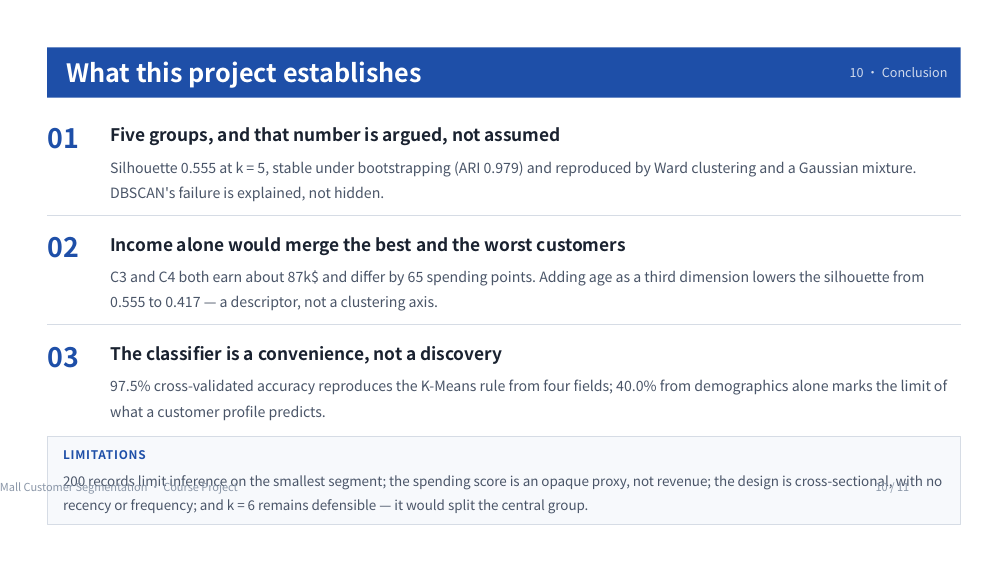
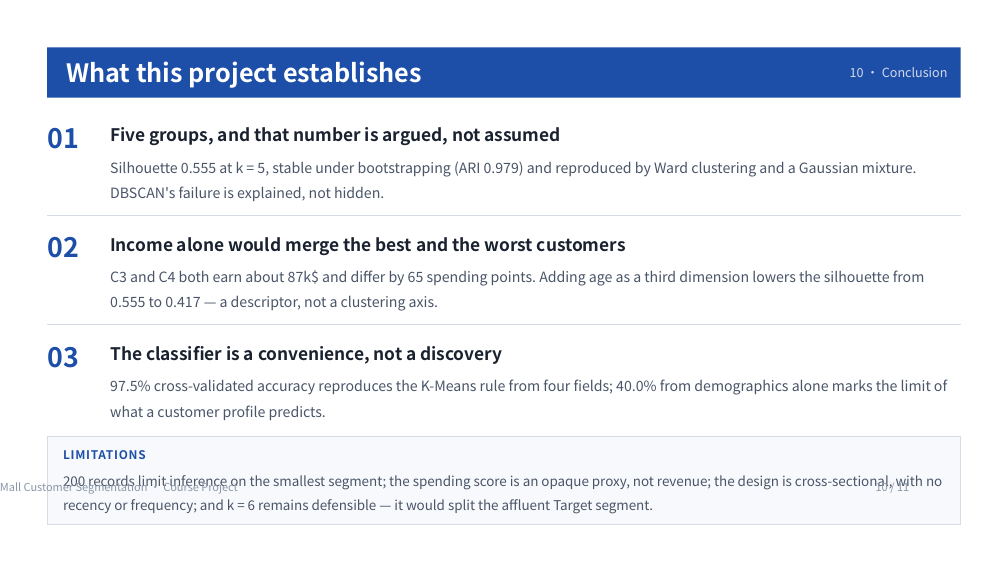
Before and after one commit to kaixinguaika/mall-customer-segmentation, a slide deck: slide 10 of slides/Mall_Customer_Segmentation.pptx. Drawn at 1008x567 pixels with LibreOffice and Linux fonts; fonts in the diff are those of the drawing. Boxes give left, top, right and bottom in pixels: in the first picture for what was removed or moved away, otherwise in the second. Text is boxed around its words. In the diff, an @@ line names an element or a change of style, - is before the commit and + after.

Commit message:
Correct factual claims found in content audit
- CH does not agree with k=5 (peaks at k=9); report it as secondary in report/PPT/README
- PCA figure caption: 77.6% variance, not 69%
- k=6 splits the Target segment, not the Standard group
- SVM errors all fall into C2 Standard; none in Target
- DBSCAN explanation based on measured cluster densities
- Python 3.14 and 50 k-search restarts
- remove dead debug line; soften cover date

```diff
--- a/slides/Mall_Customer_Segmentation.pptx
+++ b/slides/Mall_Customer_Segmentation.pptx
@@ text at [63, 475, 924, 513]: text changed @@
-200 records limit inference on the smallest segment; the spending score is an opaque proxy, not revenue; the design is cross-sectional, with no recency or frequency; and k = 6 remains defensible — it would split the central group.
+200 records limit inference on the smallest segment; the spending score is an opaque proxy, not revenue; the design is cross-sectional, with no recency or frequency; and k = 6 remains defensible — it would split the affluent Target segment.
```
Also in this commit, not shown: 4 other slides changed, 11 other files.
